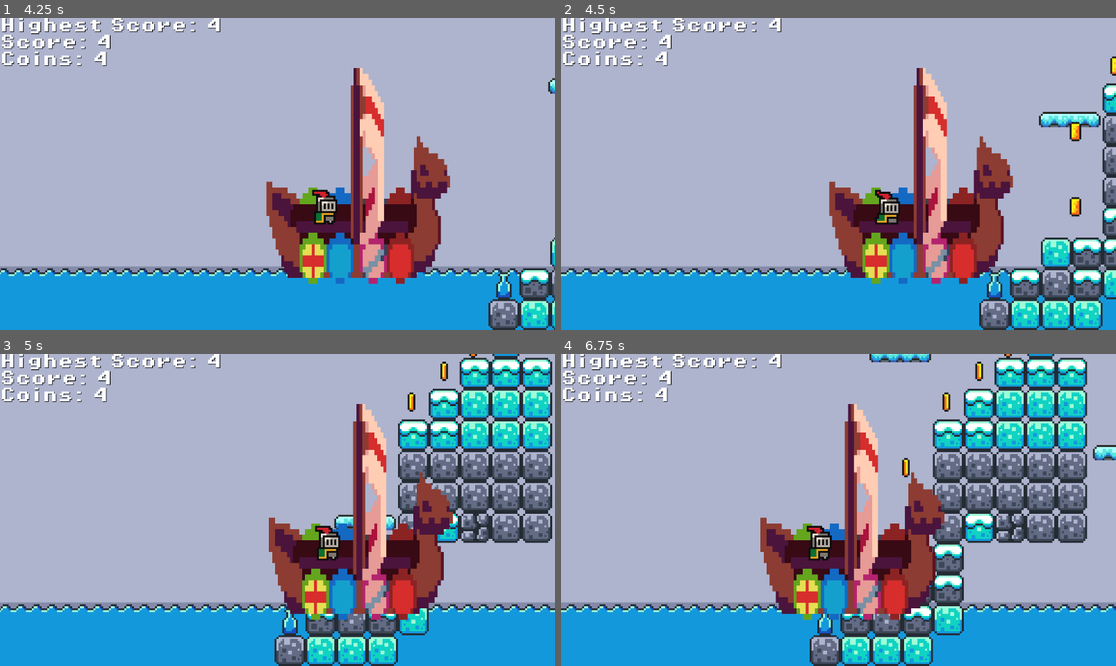
Above: before the commit, frames 1-4 (two rows, left to right).
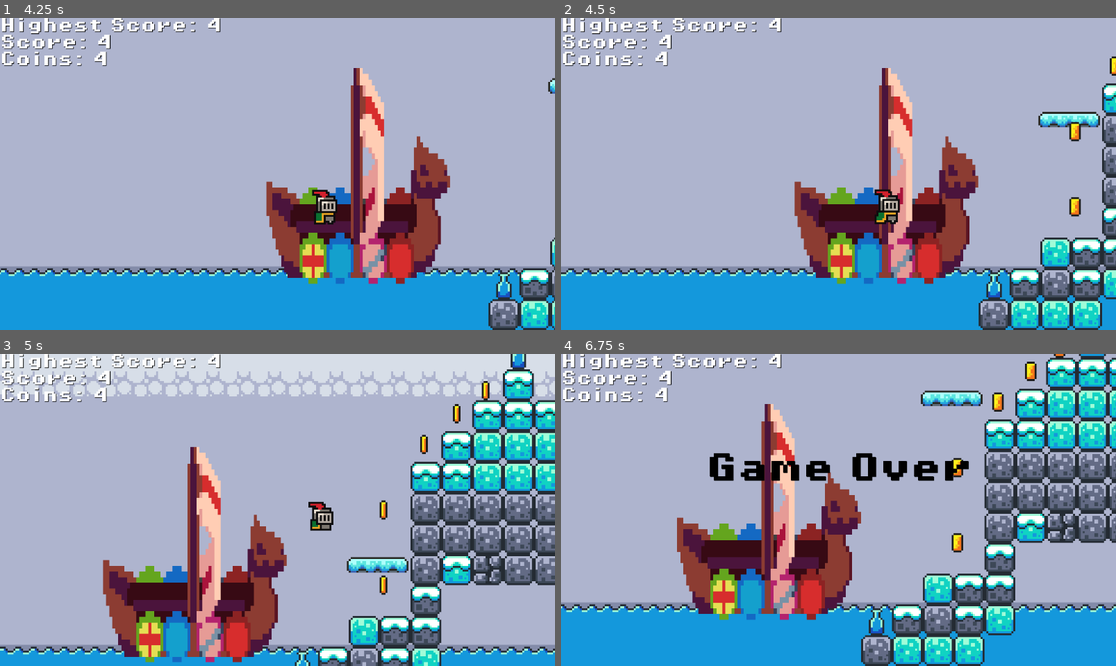
Above: after the commit, the same moments.

Repository: wessleyn/Jura-Knight
Game: Godot game, scene res://scenes/main_menu.tscn
Two runs of this game, one before a commit and one after it. Both use one fixed random seed, a clock stepped at 60 frames per second and the inputs below.
Inputs:
- Up to frame 1 (4.25 s): click "Start Game" at 0.5 s; tap Enter at 1.25 s; hold Right (move_right) 1.28-2.78 s; tap Up (jump) at 1.52, 2.27, 3.77 s; hold Left (move_left) 2.78-3.53 s; hold Right (move_right) from 3.53 s (still down)
- Up to frame 2 (4.5 s): keep holding Right (move_right)
- Up to frame 3 (5 s): keep holding Right (move_right); tap Up (jump) at 4.52 s
- Up to frame 4 (6.75 s): release Right (move_right) at 5.03 s; hold Left (move_left) 5.03-5.78 s; tap Up (jump) at 5.27 s; hold Right (move_right) 5.78-6.53 s; hold Left (move_left) from 6.53 s (still down)

Frame 1 is identical in both runs. In frame 2, 16% of the frame differs, in the area x 0-100%, y 12-100%; in frame 3, 56%, in the area x 0-100%, y 0-100%; in frame 4, 41%.

Commit message:
added ship disembarking ability

Diff:
--- a/scenes/game.tscn
+++ b/scenes/game.tscn
@@ -478,16 +478,18 @@
 
 [node name="Game" type="Node"]
 
-[node name="TileMapLayer" type="TileMapLayer" parent="."]
+[node name="Layers" type="Node" parent="."]
+
+[node name="TileMapLayer" type="TileMapLayer" parent="Layers"]
 tile_map_data = PackedByteArray("AAAKAAQAAAAAAAEAAAALAAMAAAABAAAAAAALAAQAAAAAAAEAAAAJAAMAAAAAAAAAAAAJAAQAAAAAAAEAAAAKAA …(4512 unchanged characters)…
 tile_set = SubResource("TileSet_lbhrr")
 
-[node name="WaterTileMapLayer" type="TileMapLayer" parent="."]
+[node name="WaterTileMapLayer" type="TileMapLayer" parent="Layers"]
 z_index = -1
 tile_map_data = PackedByteArray("AAAAAAsAAAAEAAoAAAABAAsAAAAEAAoAAAACAAsAAAAEAAoAAAADAAsAAAAEAAoAAAALAAsAAAAFAAkAAAAMAA …(6656 unchanged characters)…
 tile_set = SubResource("TileSet_gee14")
 
-[node name="BgTileMapLayer" type="TileMapLayer" parent="."]
+[node name="BgTileMapLayer" type="TileMapLayer" parent="Layers"]
 z_index = -2
 position = Vector2(0, -1)
 tile_map_data = PackedByteArray("AAADAAsAAAADAA0AAAACAAsAAAADAA0AAAALAAsAAAADAA0AAAAMAAsAAAADAA0AAAANAAsAAAADAA0AAAAQAA …(59776 unchanged characters)…
--- a/scenes/ship.tscn
+++ b/scenes/ship.tscn
@@ -1,5 +1,6 @@
-[gd_scene load_steps=3 format=3 uid="uid://d2e3tlsmhsflj"]
+[gd_scene load_steps=4 format=3 uid="uid://d2e3tlsmhsflj"]
 
+[ext_resource type="Script" uid="uid://dirj0keeyknjd" path="res://scripts/ship.gd" id="1_2gnfn"]
 [ext_resource type="Texture2D" uid="uid://bfph26eqbyi7y" path="res://assets/images/ship.png" id="1_q631a"]
 
 [sub_resource type="CapsuleShape2D" id="CapsuleShape2D_q631a"]
@@ -9,6 +10,7 @@
 [node name="Ship" type="AnimatableBody2D"]
 collision_layer = 3
 sync_to_physics = false
+script = ExtResource("1_2gnfn")
 
 [node name="Sprite2D" type="Sprite2D" parent="."]
 position = Vector2(5.99999, -19)
@@ -24,7 +26,7 @@
 
 [node name="RayRight" type="RayCast2D" parent="."]
 position = Vector2(0, -1)
-target_position = Vector2(52, 0)
+target_position = Vector2(120, 0)
 
 [node name="RayLeft" type="RayCast2D" parent="."]
 position = Vector2(-1, -1)
--- a/scripts/Global.gd
+++ b/scripts/Global.gd
@@ -2,3 +2,4 @@
 
 var high_score: int = 0
 var onShip = true
+var shipDocked = false
--- a/scripts/kill_zone.gd
+++ b/scripts/kill_zone.gd
@@ -11,4 +11,6 @@
 
 func _on_timer_timeout() -> void:
 	Engine.time_scale = 1.0
+	Global.shipDocked = false
+	Global.onShip = true
 	get_tree().reload_current_scene() # reload the game
--- a/scripts/knight.gd
+++ b/scripts/knight.gd
@@ -39,10 +39,9 @@
 	# Get the Knight direction -1 (left)  and 1 (right)
 	var direction := Input.get_axis("move_left", "move_right")
 
-	if Global.onShip and bool(direction):
+	if Global.onShip and bool(direction) and !Global.shipDocked:
 		ship.position.x  +=  direction * SHIP_SPEED *  delta
 		position.x += direction * SHIP_SPEED * delta
-		#ship.move_and_collide(velocity)
 	else:
 		enableMovement(direction)
 		move_and_slide()
--- /dev/null
+++ b/scripts/ship.gd
@@ -0,0 +1,13 @@
+extends AnimatableBody2D
+
+@onready var ray_left: RayCast2D = $RayLeft
+@onready var ray_right: RayCast2D = $RayRight
+
+# Called when the node enters the scene tree for the first time.
+func _ready() -> void:
+	print("ship rendered")
+
+# Called every frame. 'delta' is the elapsed time since the previous frame.
+func _process(delta: float) -> void:
+	if ray_right.is_colliding():
+		Global.shipDocked = true
Not shown, added: scripts/ship.gd.uid
